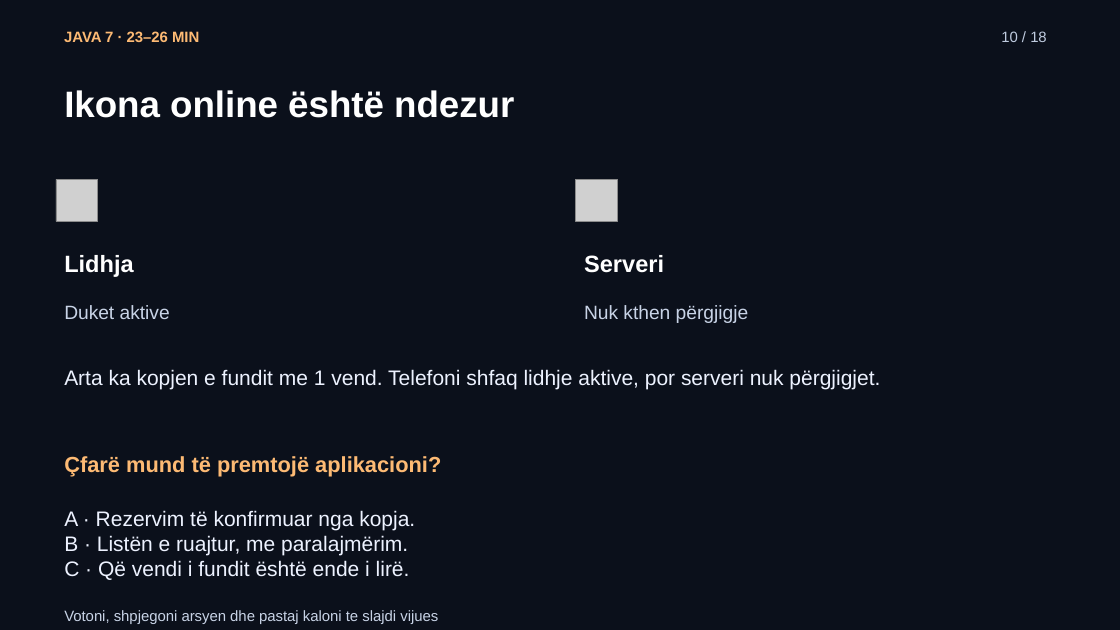
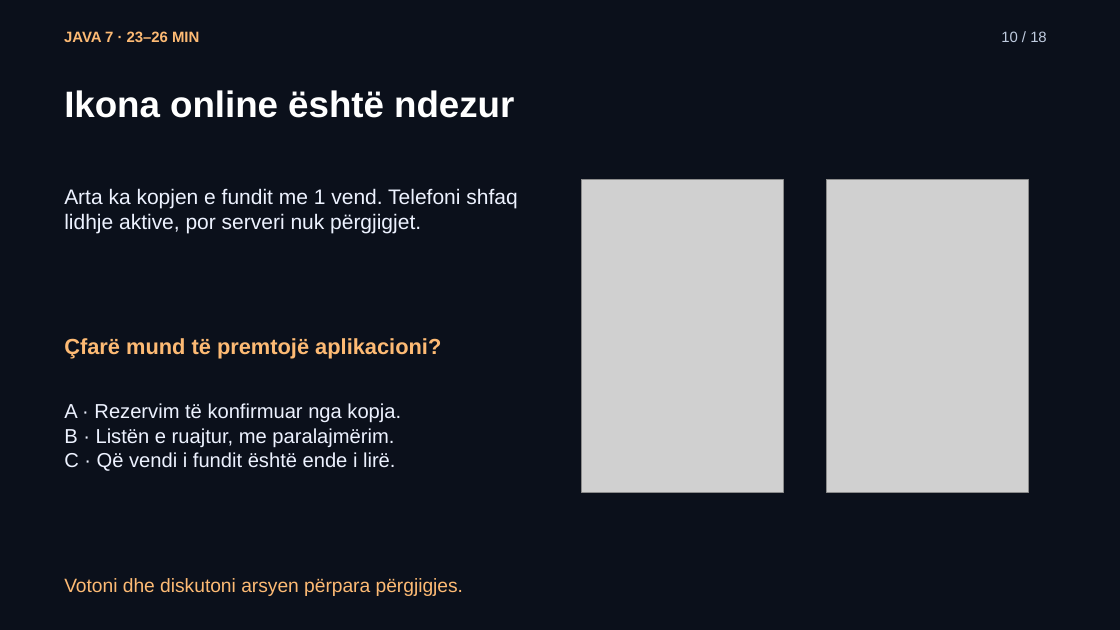
Before and after one commit to arbenl/arbenl.github.io, a slide deck: slide 10 of lendet/2026-2027/mobile/lectures/ligjerata-07-kontrolli-mvp-rideshare-2026.pptx. Drawn at 1120x630 pixels with LibreOffice and Linux fonts; fonts in the diff are those of the drawing; grey boxes stand for pictures. Boxes give left, top, right and bottom in pixels: in the first picture for what was removed or moved away, otherwise in the second. Text is boxed around its words. In the diff, an @@ line names an element or a change of style, - is before the commit and + after.

```diff
--- a/lendet/2026-2027/mobile/lectures/ligjerata-07-kontrolli-mvp-rideshare-2026.pptx
+++ b/lendet/2026-2027/mobile/lectures/ligjerata-07-kontrolli-mvp-rideshare-2026.pptx
@@ text "Arta ka kopjen e fundit ..." rewrapped from box(64, 369, 880, 390) to box(64, 188, 517, 234) @@
@@ picture removed at box(56, 180, 98, 222) @@
@@ picture removed at box(576, 180, 618, 222) @@
@@ picture added at box(582, 180, 784, 493) @@
@@ picture added at box(827, 180, 1028, 493) @@
@@ text removed at box(64, 255, 133, 277) @@
-Lidhja
@@ text removed at box(584, 255, 664, 273) @@
-Serveri
@@ text "Çfarë mund të premtojë aplikacioni?": place and size @@
-text "Çfarë mund të premtojë aplikacioni?" at box(64, 456, 441, 476)
+text "Çfarë mund të premtojë aplikacioni?" at box(64, 338, 441, 358)
@@ text removed at box(64, 305, 170, 319) @@
-Duket aktive
@@ text removed at box(584, 305, 749, 323) @@
-Nuk kthen përgjigje
@@ text "A · Rezervim të konfirmuar ...": place and size @@
-text "A · Rezervim të konfirmuar ..." at box(64, 510, 415, 580)
+text "A · Rezervim të konfirmuar ..." at box(64, 403, 401, 471)
@@ text "A · Rezervim të konfirmuar ..." at box(64, 403, 401, 471): size 18 to 17.2 pt @@
@@ text at box(64, 578, 463, 596): text changed; size 12.8 to 16.5 pt; text colour #C8D3E6 to #FDBA74 @@
-Votoni, shpjegoni arsyen dhe pastaj kaloni te slajdi vijues
+Votoni dhe diskutoni arsyen përpara përgjigjes.
```
Also in this commit, not shown: 3 other slides changed, 24 other files.
